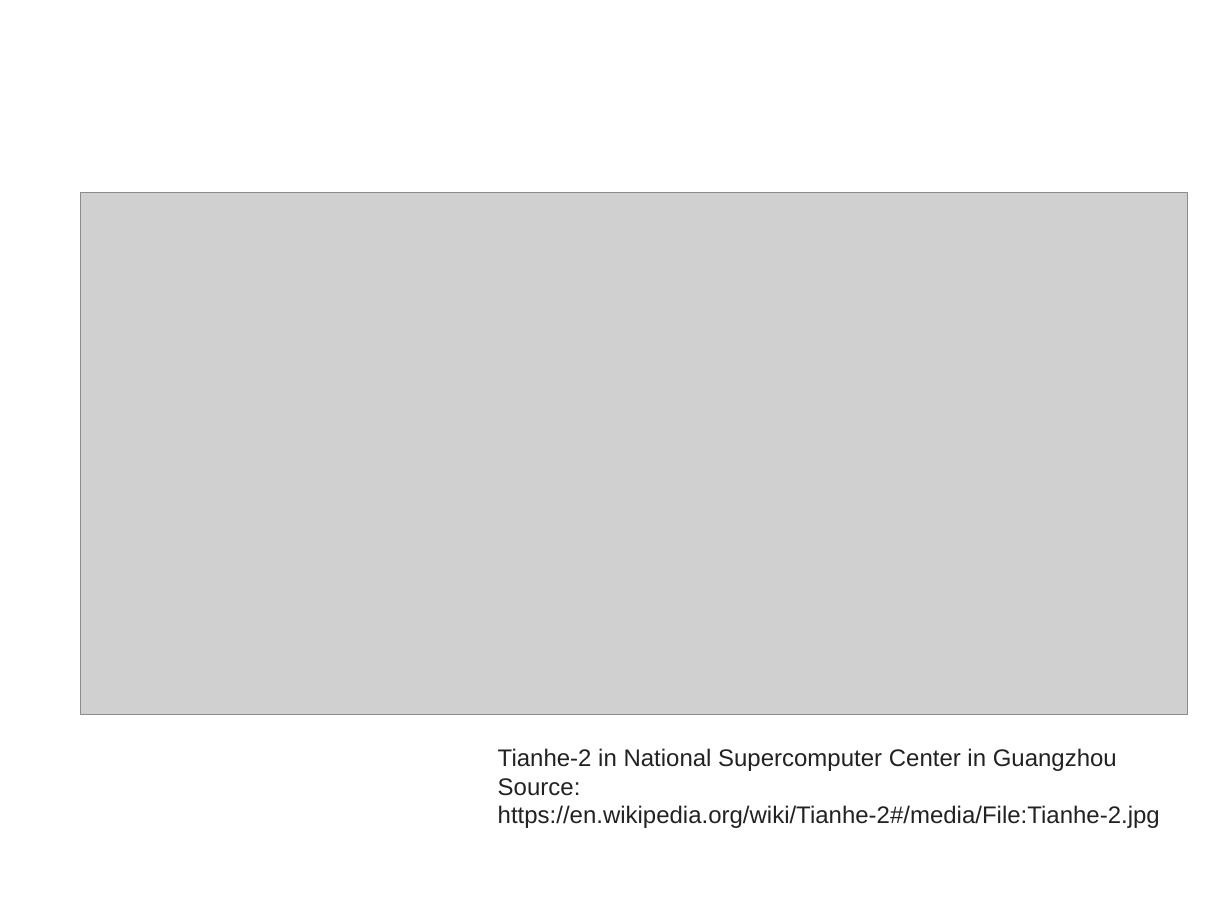
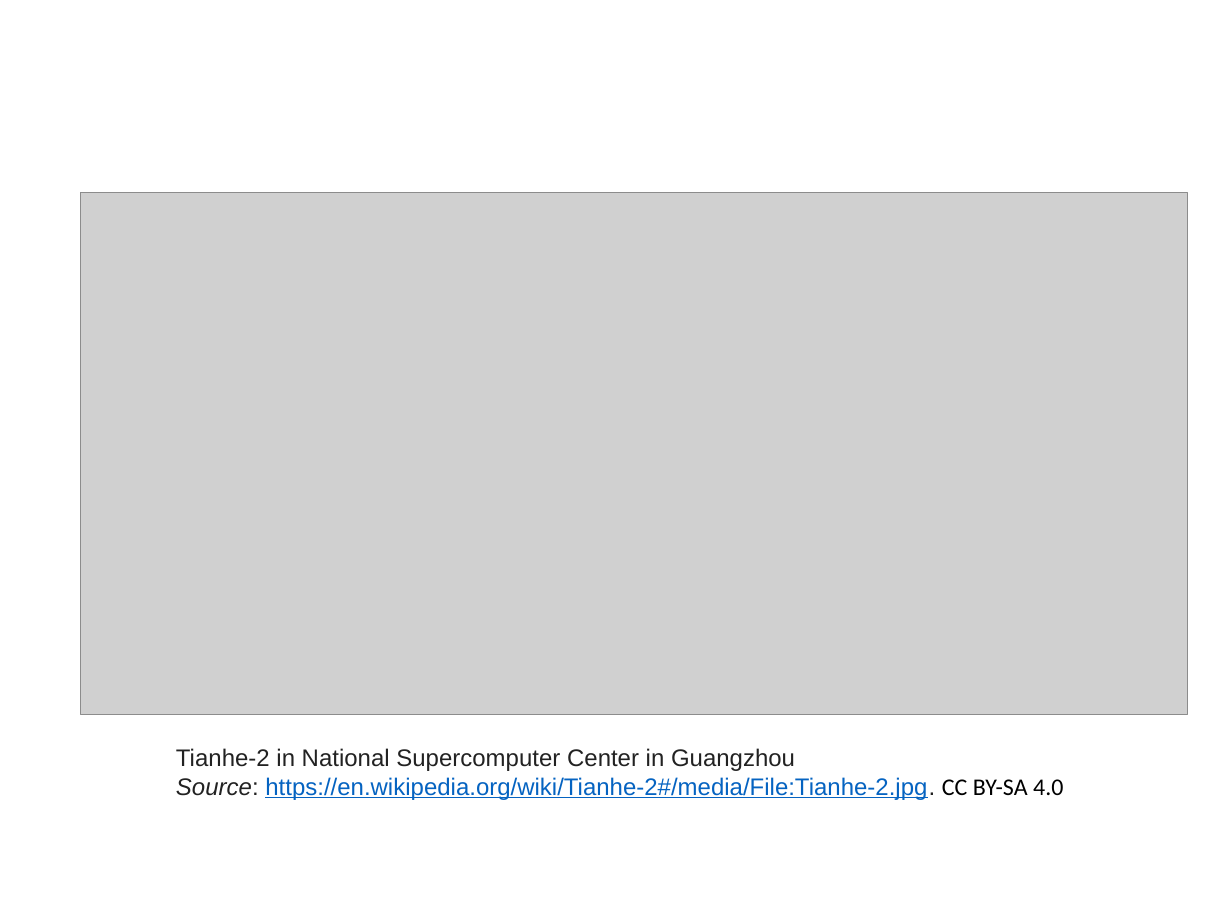
Before and after one commit to alexsingleton/urban_analytics, a slide deck: slide 10 of Slides/02_Lecture.pptx. Drawn at 1232x924 pixels with LibreOffice and Linux fonts; fonts in the diff are those of the drawing; grey boxes stand for pictures. Boxes give left, top, right and bottom in pixels: in the first picture for what was removed or moved away, otherwise in the second. Text is boxed around its words. In the diff, an @@ line names an element or a change of style, - is before the commit and + after.

```diff
--- a/Slides/02_Lecture.pptx
+++ b/Slides/02_Lecture.pptx
@@ text "Tianhe-2 in National Supercomputer Center ...": place and size @@
-text "Tianhe-2 in National Supercomputer Center ..." at [498,748,1160,828]
+text "Tianhe-2 in National Supercomputer Center ..." at [176,748,1063,800]
@@ text at [176,777,1063,800]: text changed; text colour #222222 to #0563C1 @@
-Source: https://en.wikipedia.org/wiki/Tianhe-2#/media/File:Tianhe-2.jpg
+Source: https://en.wikipedia.org/wiki/Tianhe-2#/media/File:Tianhe-2.jpg. CC BY-SA 4.0
```
Also in this commit, not shown: 8 other slides changed, 8 other files.
